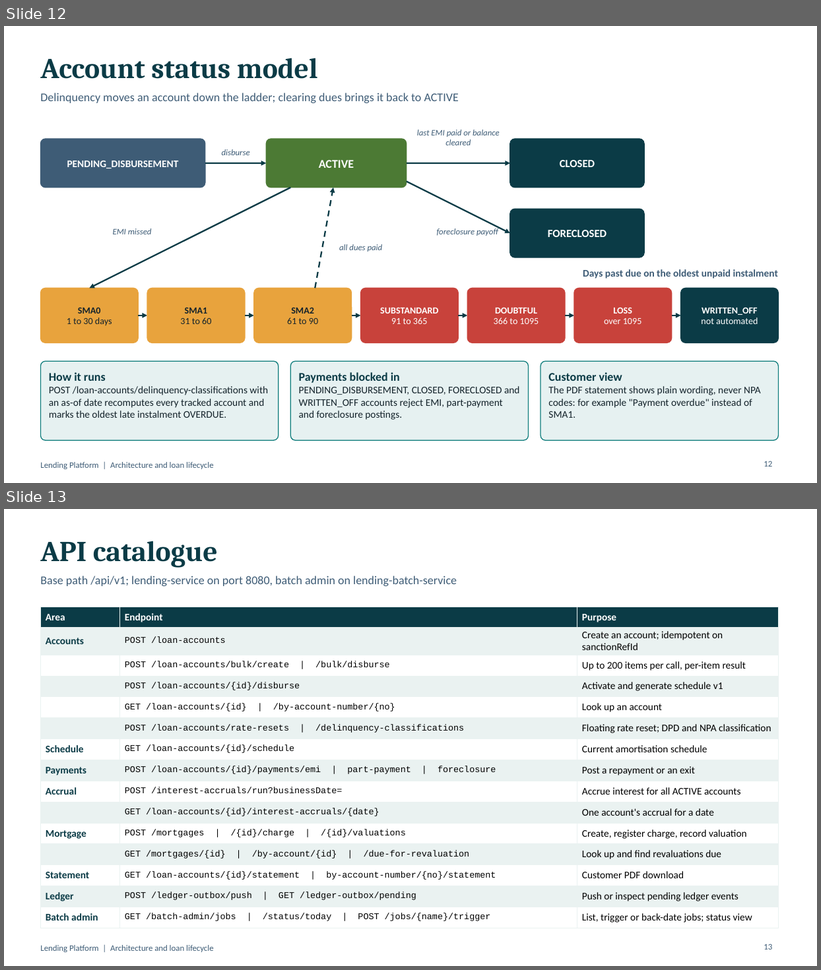
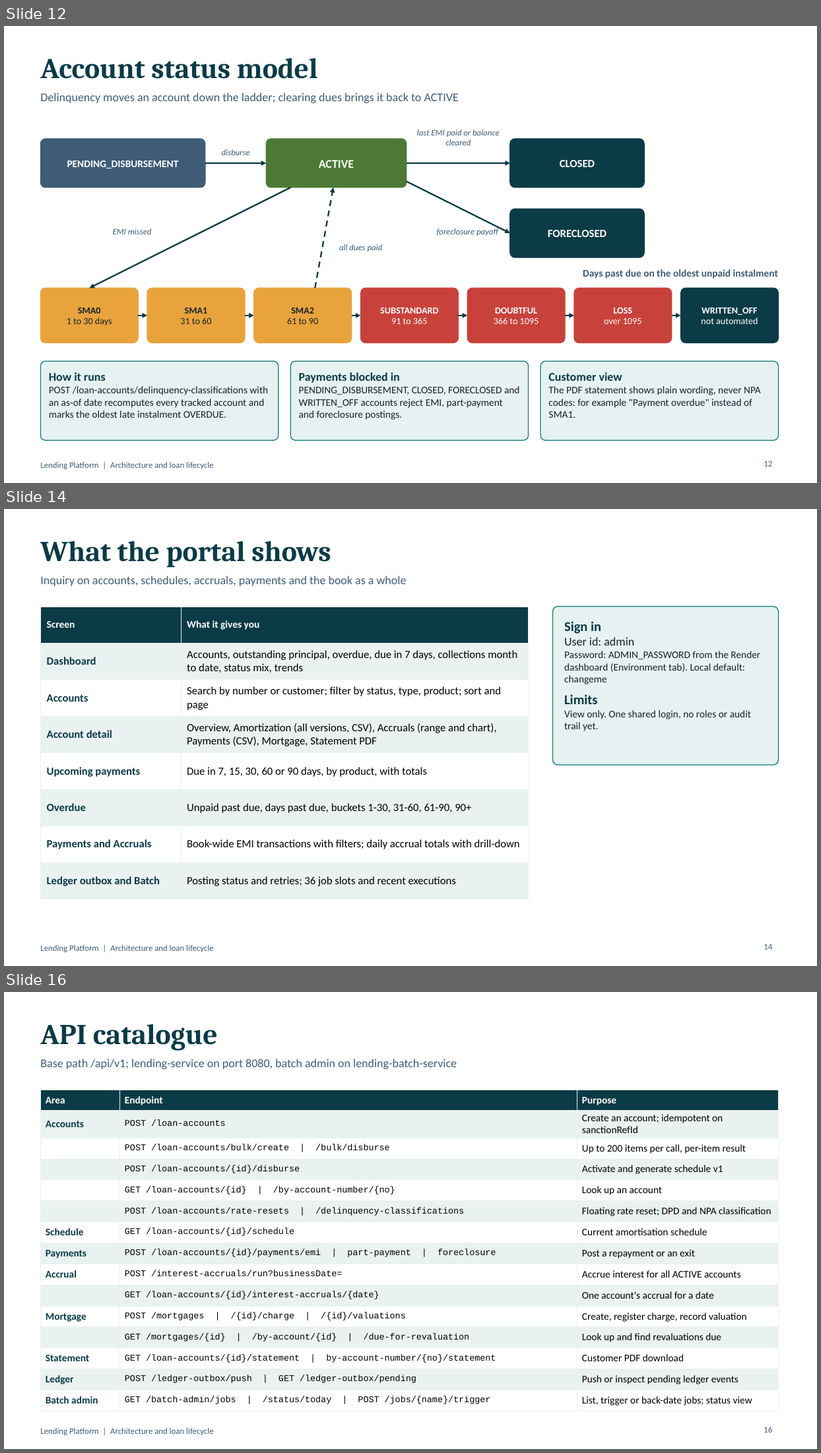
Before and after one commit to kiran199-code/lending, a slide deck: docs/Lending-Platform-Architecture.pptx. Shown one above the other, each under a label of ours: slides 12 and 13 before the commit, slides 12, 14 and 16 after it; the slides between them are not shown. The pictures are 821x970 and 821x1453 pixels, drawn with LibreOffice and Linux fonts; fonts in the diff are those of the drawing. Boxes give left, top, right and bottom in pixels: in the first picture for what was removed or moved away, otherwise in the second. Text is boxed around its words. In the diff, an @@ line names an element or a change of style, - is before the commit and + after.

```diff
--- a/docs/Lending-Platform-Architecture.pptx
+++ b/docs/Lending-Platform-Architecture.pptx
@@ slide 14 added at [4,509,817,966], background #FFFFFF; not listed: 1 template element that a slide beside it also shows @@
@@ title added at [40,541,331,568], 34 pt, text #0B3B46, bold @@
+What the portal shows
@@ text added at [40,576,407,586], 14 pt, text #3E5C76 @@
+Inquiry on accounts, schedules, accruals, payments and the book as a whole
@@ table added at [40,607,529,889], 8 rows, 2 columns @@
+Screen | What it gives you
+Dashboard | Accounts, outstanding principal, overdue, due in 7 days, collections month to date, status mix, trends
+Accounts | Search by number or customer; filter by status, type, product; sort and page
+Account detail | Overview, Amortization (all versions, CSV), Accruals (range and chart), Payments (CSV), Mortgage, Statement PDF
+Upcoming payments | Due in 7, 15, 30, 60 or 90 days, by product, with totals
+Overdue | Unpaid past due, days past due, buckets 1-30, 31-60, 61-90, 90+
+Payments and Accruals | Book-wide EMI transactions with filters; daily accrual totals with drill-down
+Ledger outbox and Batch | Posting status and retries; 36 job slots and recent executions
@@ rounded rectangle added at [553,607,779,765], fill #0E7C7B at 10% opacity, outline #0E7C7B 1 pt, 12 pt, text #14232B @@
+Sign in
+User id: admin
+Password: ADMIN_PASSWORD from the Render dashboard (Environment tab). Local default: changeme
+Limits
+View only. One shared login, no roles or audit trail yet.
@@ page number added at [764,945,772,950], 10 pt, text #3E5C76 @@
+14
@@ what was slide 13 is now slide 16 @@
@@ page number at [764,1427,772,1433]: text changed @@
-13
+16
```
Also in this commit, not shown: 2 slides changed, 2 other slides added, 5 other files.
